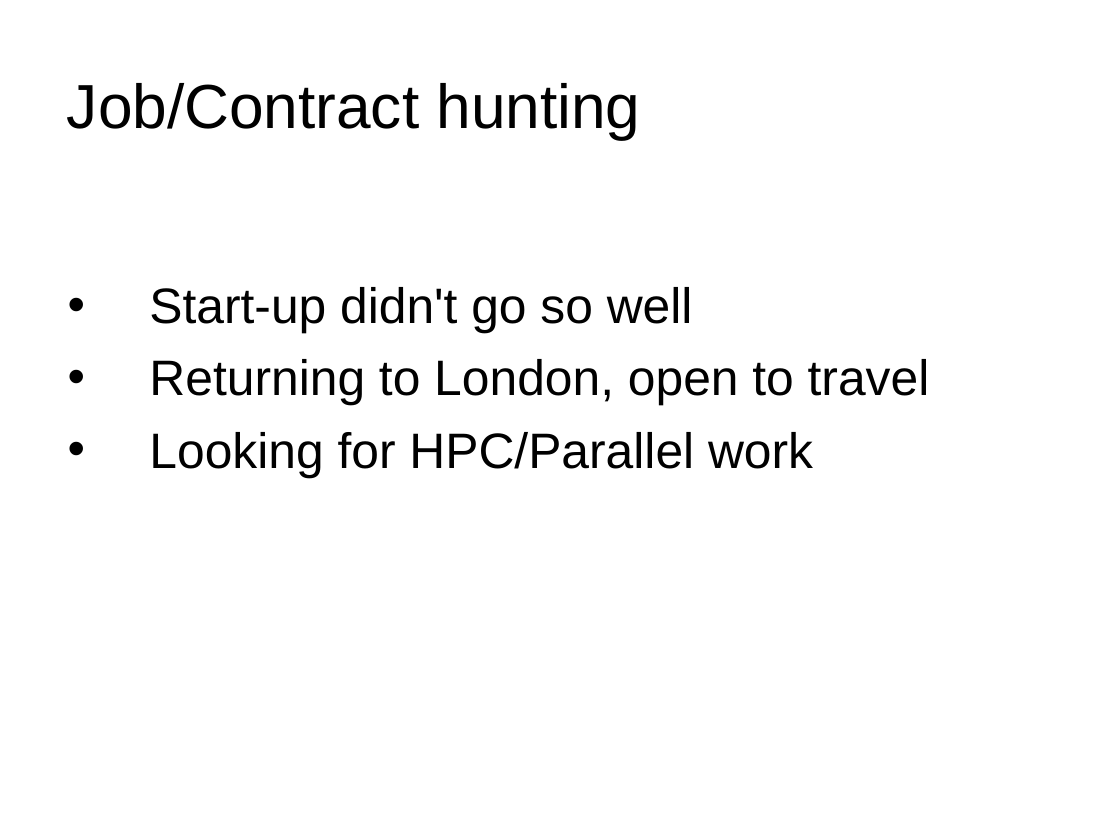
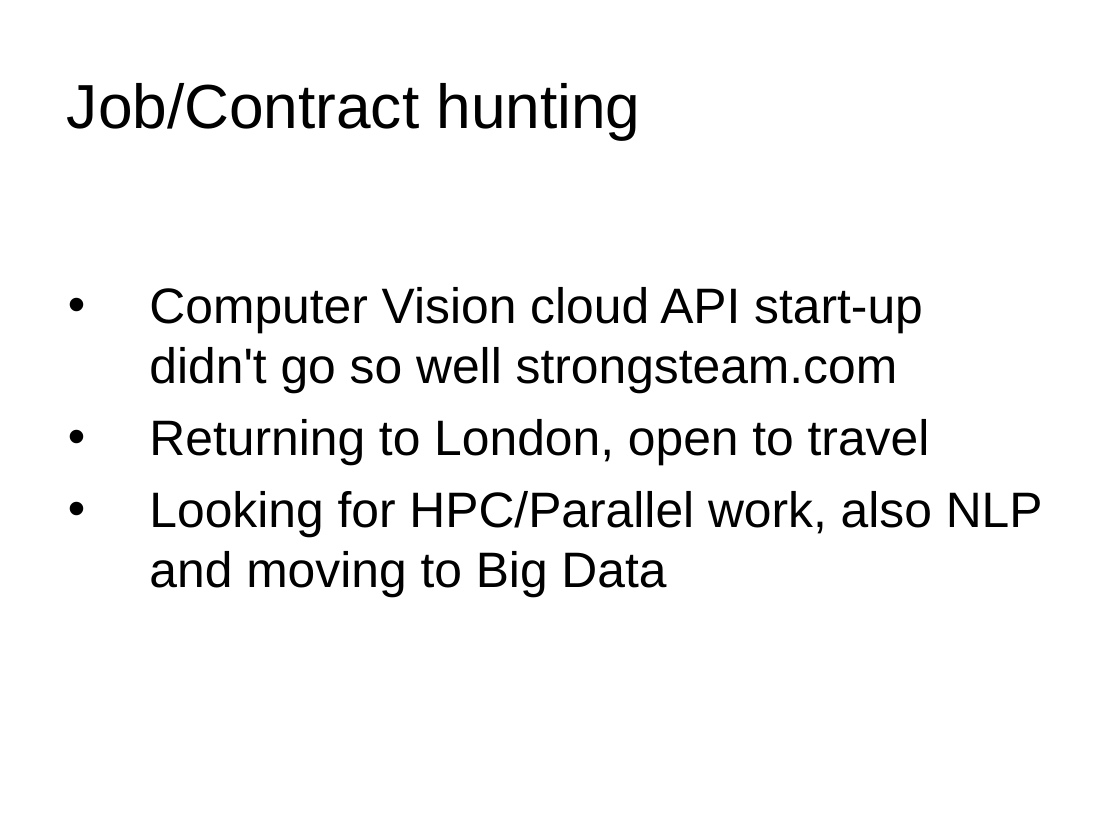
Before and after one commit to ianozsvald/ParallelPython_EuroSciPy2012, a slide deck: slide 33 of ParallelPython_EuroSciPy2012.ppt (slide 32 before the commit). Drawn at 1120x840 pixels with LibreOffice and Linux fonts; fonts in the diff are those of the drawing; background and template pictures are left out. Boxes give left, top, right and bottom in pixels: in the first picture for what was removed or moved away, otherwise in the second. Text is boxed around its words. In the diff, an @@ line names an element or a change of style, - is before the commit and + after.

```diff
--- a/ParallelPython_EuroSciPy2012.ppt
+++ b/ParallelPython_EuroSciPy2012.ppt
@@ text at (149,287,923,393): text changed @@
-• Start-up didn't go so well
+• Computer Vision cloud API start-up didn't go so well strongsteam.com
@@ text at (149,491,1043,598): text changed @@
-• Looking for HPC/Parallel work
+• Looking for HPC/Parallel work, also NLP and moving to Big Data
```
Also in this commit, not shown: 8 other slides changed, 1 slide added.
